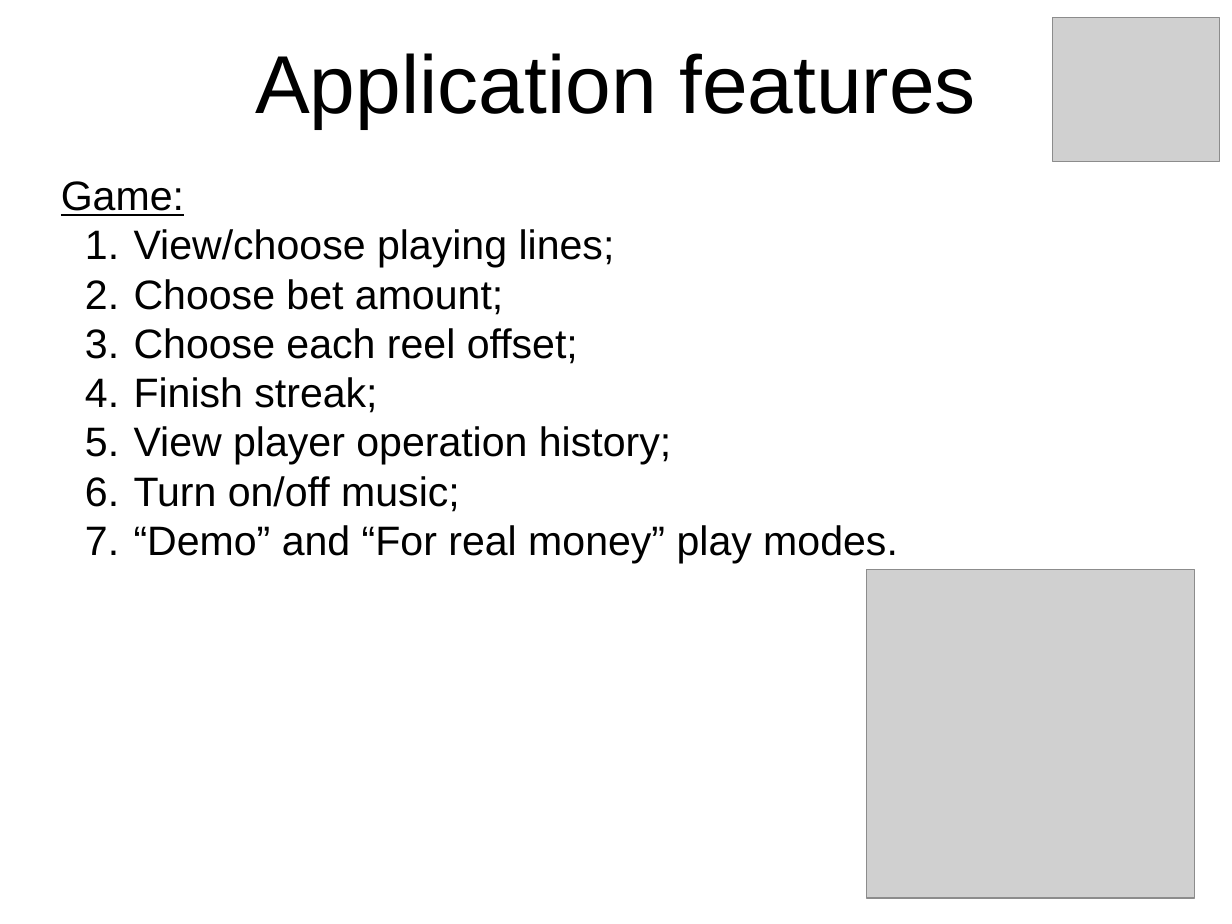
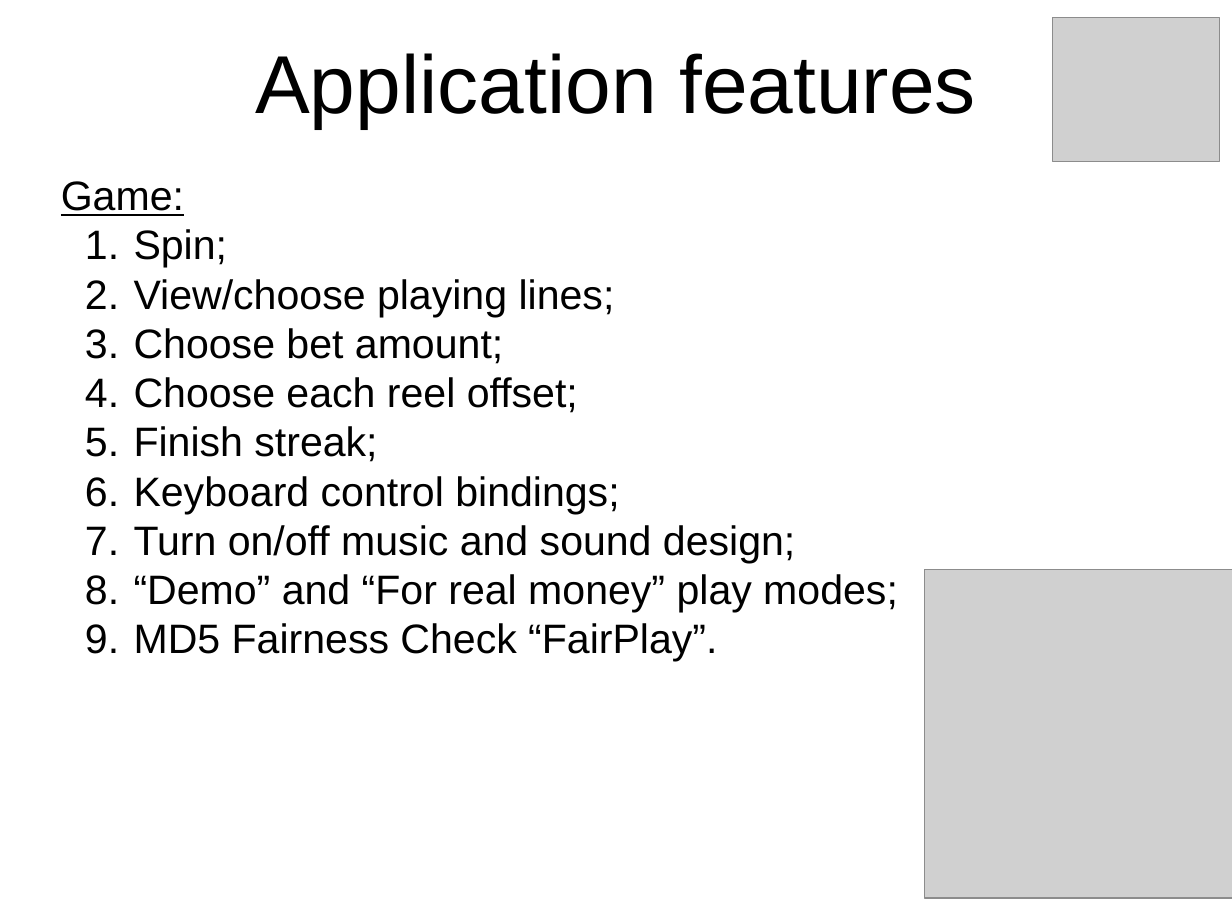
Before and after one commit to jahstreet/JCasino, a slide deck: slide 6 of JCasino presentation.pptx. Drawn at 1232x924 pixels with LibreOffice and Linux fonts; fonts in the diff are those of the drawing; grey boxes stand for pictures; background and template pictures are left out. Boxes give left, top, right and bottom in pixels: in the first picture for what was removed or moved away, otherwise in the second. Text is boxed around its words. In the diff, an @@ line names an element or a change of style, - is before the commit and + after.

```diff
--- a/JCasino presentation.pptx
+++ b/JCasino presentation.pptx
@@ text at (x1=134, y1=229, x2=228, y2=268): paragraph added @@
+1. Spin;
@@ text at (x1=134, y1=476, x2=898, y2=662): text changed @@
-5. View player operation history;
-6. Turn on/off music;
-7. “Demo” and “For real money” play modes.
+6. Keyboard control bindings;
+7. Turn on/off music and sound design;
+8. “Demo” and “For real money” play modes;
+9. MD5 Fairness Check “FairPlay”.
@@ picture resized from (x1=866, y1=569, x2=1195, y2=898) to (x1=925, y1=569, x2=1232, y2=898) @@
```
Also in this commit, not shown: 13 other slides changed, 15 other files.
